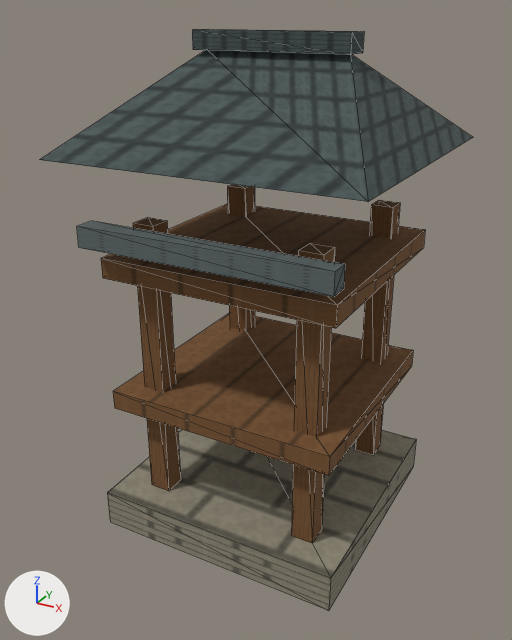
Renders of the glTF model app/src/main/assets/3d/field/military-ARROW_TOWER-1-lod2.glb from each side of a commit.
Both versions are drawn from a camera (50 mm lens) standing at (0.55, -1.062, 0.912) and looking at (-0.017, -0.031, 0.396). The axes (+X, +Y, +Z) are drawn at lower left. The lights are the same throughout. The picture after the commit comes second. Mesh edges are drawn as thin lines. Vertices at exactly the same position are counted once.
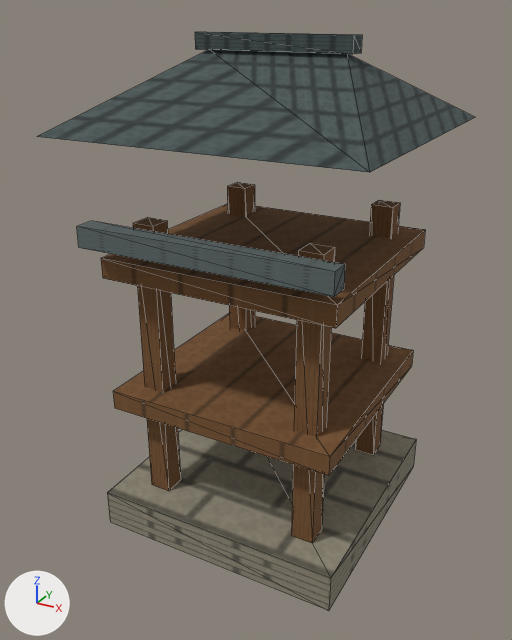
Changed parts and their boxes [x1, y1, x2, y2] in the pictures (512 x 640 px; the box of a moved part takes in the faces that stretch with it):
```json
{"object": "Mesh_0", "change": "reshaped", "before": [40, 29, 473, 611], "after": [37, 32, 475, 611]}
{"part": 1, "of": "me_mesh_0", "change": "moved or reshaped", "before": [192, 29, 364, 55], "after": [195, 32, 362, 54]}
{"part": 2, "of": "me_mesh_0", "change": "moved or reshaped", "before": [40, 50, 473, 202], "after": [37, 50, 475, 172]}
```

Edits to the scene script, one JSON object a line:
```json
{"block": "me_mesh_0", "where": "# used by ob_mesh_0; location = (0.0, 0.0, 0.0)"}
{"block": "me_mesh_0", "where": "# before: 56 (-0.265, 0.265, 0.7), 57 (0.265, 0.265, 0.7) at pixel (473, 137), 60 (0.265, -0.265, 0.7) at pixel (368, 201), 61 (-0.265, -0.265, 0.7) at pixel (39, 159)"}
{"op": "remove", "block": "me_mesh_0", "code": "me_mesh_0.from_pydata(...)  # 78 vertices, 96 faces; spans x -0.265..0.265, y -0.265..0.265, z 0.0..0.88"}
{"op": "add", "block": "me_mesh_0", "code": "me_mesh_0.from_pydata(...)  # 78 vertices, 96 faces; spans x -0.265..0.265, y -0.265..0.265, z 0.0..0.876"}
{"block": "me_mesh_0", "change": "me_mesh_0 part 1: the loose piece of 8 vertices spanning x -0.138..0.138, y -0.025..0.025, z 0.85..0.88 is scaled about its middle by (1, 0.68, 0.867), then moved by (0.0, 0.0, -0.002)"}
{"block": "me_mesh_0", "change": "me_mesh_0 part 2"}
{"op": "add", "block": "me_mesh_0", "code": "for i in [56, 57, 60, 61]: me_mesh_0.vertices[i].co += Vector((0.0, 0.0, 0.035))"}
{"op": "set", "path": "me_mesh_0.vertices[58].co", "old": "(0.127, 0.0, 0.85)", "new": "(0.122, 0.0, 0.85)", "note": "pixel (350, 53) -> pixel (346, 53)"}
{"op": "set", "path": "me_mesh_0.vertices[59].co", "old": "(-0.127, 0.0, 0.85)", "new": "(-0.122, 0.0, 0.85)", "note": "pixel (206, 49) -> not seen"}
```
